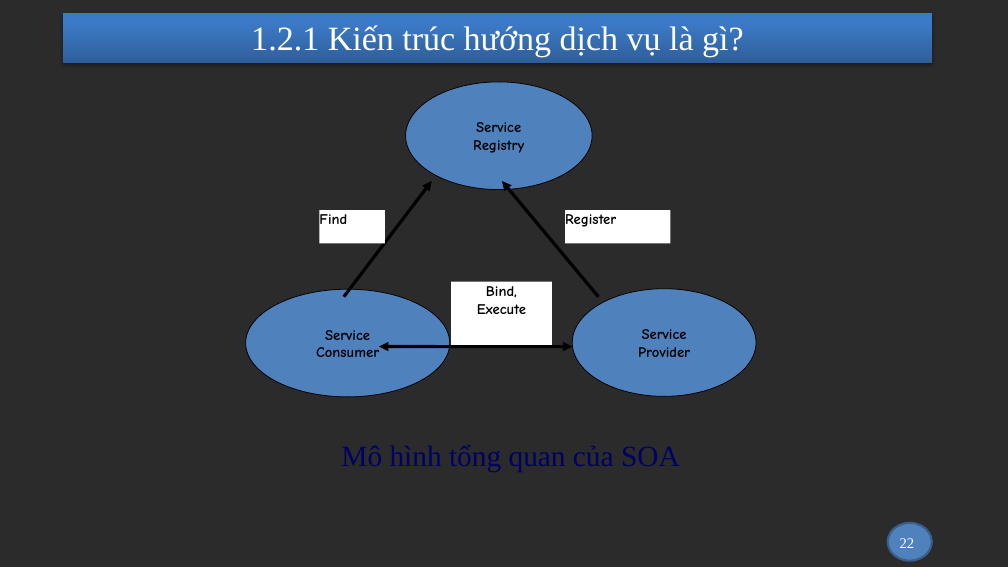
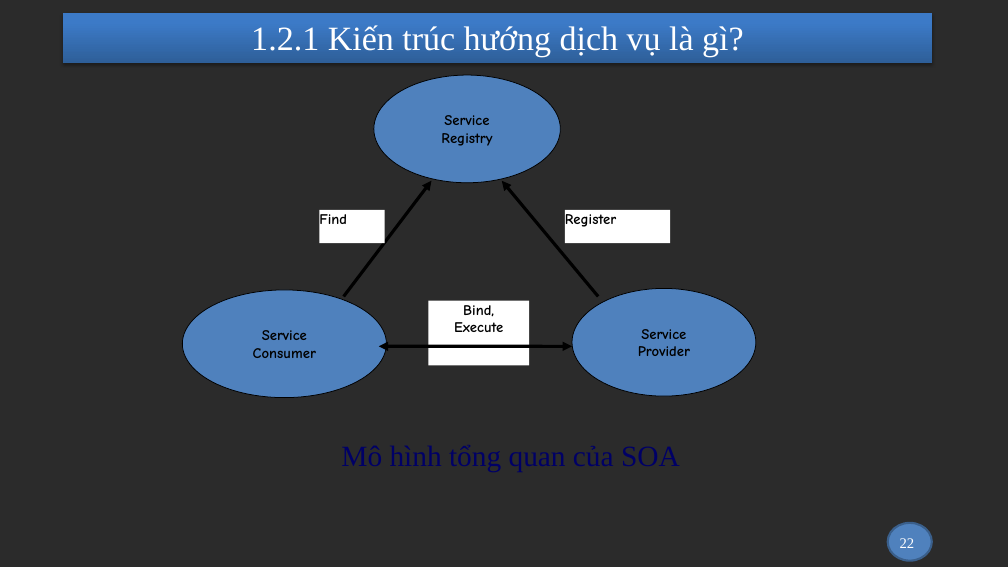
Before and after one commit to nhanhnt/LUANVAN, a slide deck: slide 22 of WORD/luanvan_nhanhnt_ver1.pptx. Drawn at 1008x567 pixels with LibreOffice and Linux fonts; fonts in the diff are those of the drawing; background and template pictures are left out; a plain dark background stands for a picture behind light text. Boxes give left, top, right and bottom in pixels: in the first picture for what was removed or moved away, otherwise in the second. Text is boxed around its words. In the diff, an @@ line names an element or a change of style, - is before the commit and + after.

```diff
--- a/WORD/luanvan_nhanhnt_ver1.pptx
+++ b/WORD/luanvan_nhanhnt_ver1.pptx
@@ ellipse "Service": place and size @@
-ellipse "Service" at bbox=[405, 82, 592, 189]
+ellipse "Service" at bbox=[374, 75, 560, 182]
@@ ellipse "Service": place and size @@
-ellipse "Service" at bbox=[246, 290, 450, 397]
+ellipse "Service" at bbox=[182, 290, 386, 398]
@@ rectangle "Bind,": place and size @@
-rectangle "Bind," at bbox=[451, 282, 551, 347]
+rectangle "Bind," at bbox=[428, 301, 529, 366]
```
Also in this commit, not shown: 1 other slide changed, 1 other file.
